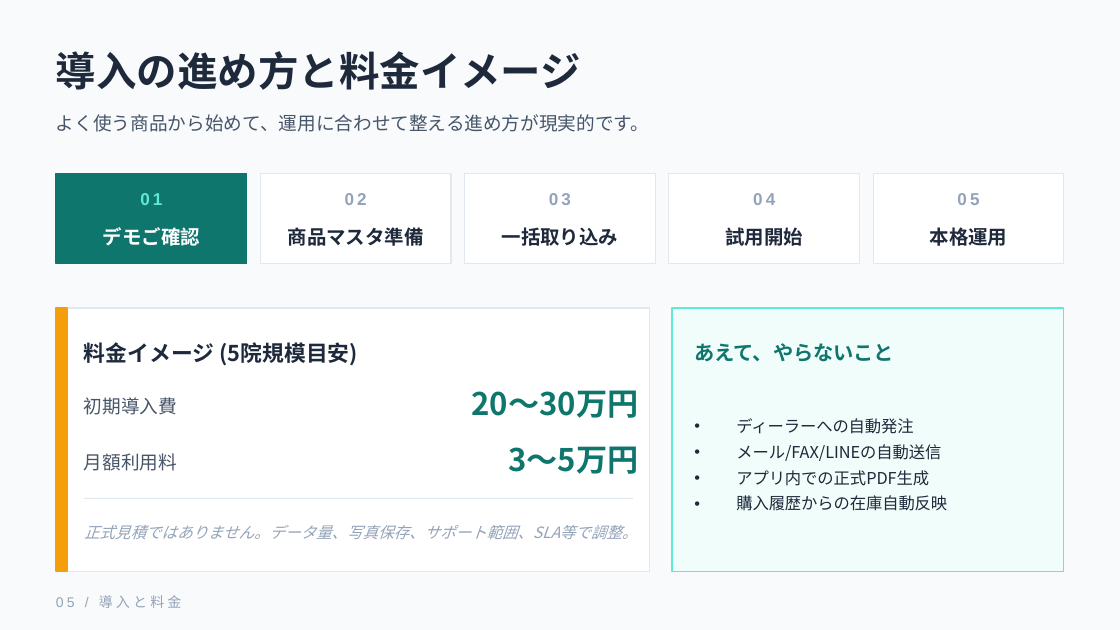
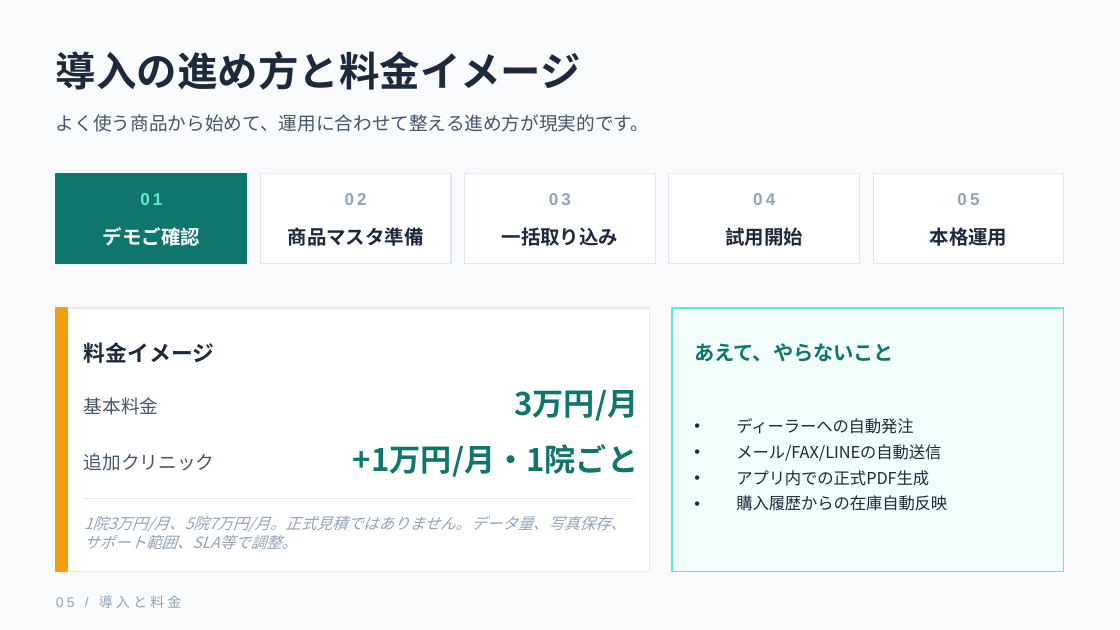
Before and after one commit to goldship527/dental-materials-inventory, a slide deck: slide 5 of docs/customer-proposal.pptx. Drawn at 1120x630 pixels with LibreOffice and Linux fonts; fonts in the diff are those of the drawing. Boxes give left, top, right and bottom in pixels: in the first picture for what was removed or moved away, otherwise in the second. Text is boxed around its words. In the diff, an @@ line names an element or a change of style, - is before the commit and + after.

```diff
--- a/docs/customer-proposal.pptx
+++ b/docs/customer-proposal.pptx
@@ text at box(84, 342, 214, 363): text changed @@
-料金イメージ (5院規模目安)
+料金イメージ
@@ text at box(84, 397, 159, 415): text changed @@
-初期導入費
+基本料金
@@ text at box(514, 390, 638, 421): text changed @@
-20〜30万円
+3万円/月
@@ text at box(353, 444, 638, 477): text changed @@
-3〜5万円
++1万円/月・1院ごと
@@ text at box(84, 453, 215, 471): text changed @@
-月額利用料
+追加クリニック
@@ text at box(84, 516, 626, 549): text changed @@
-正式見積ではありません。データ量、写真保存、サポート範囲、SLA等で調整。
+1院3万円/月、5院7万円/月。正式見積ではありません。データ量、写真保存、サポート範囲、SLA等で調整。
```
Also in this commit, not shown: 2 other slides changed, 21 other files.
